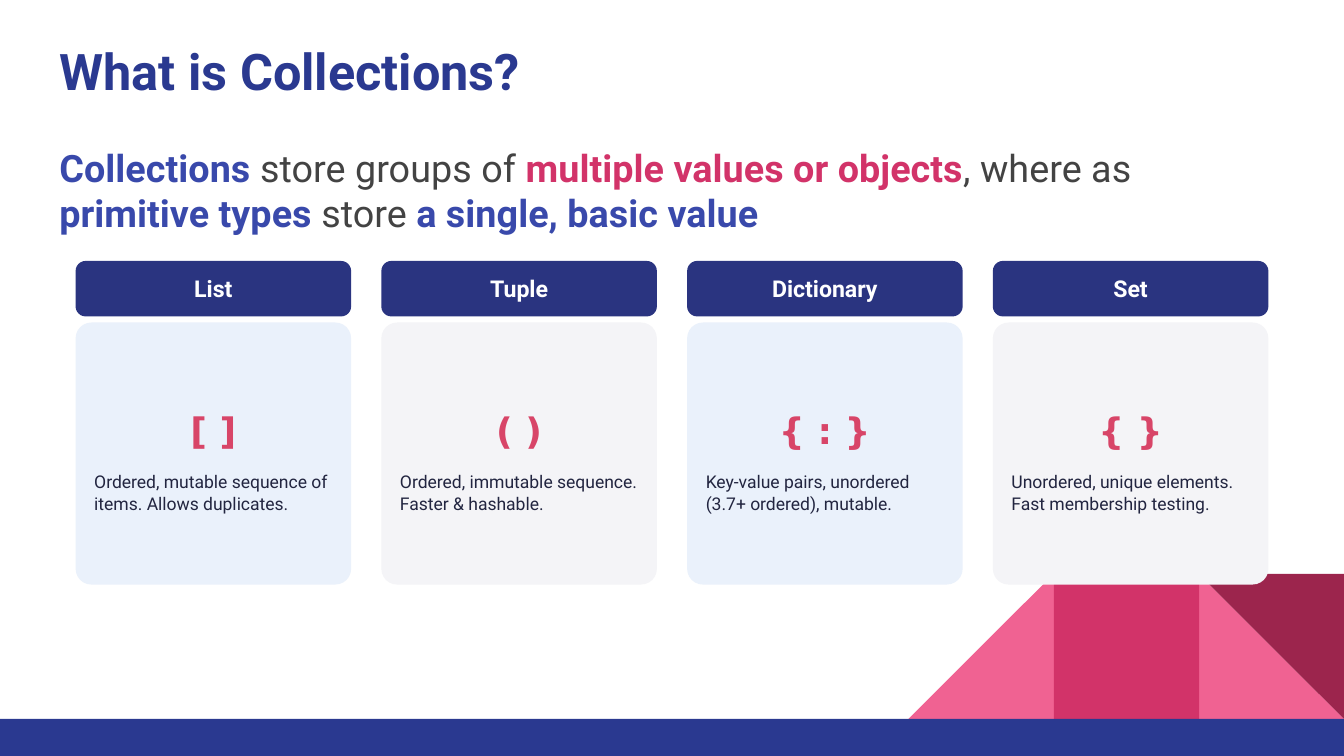
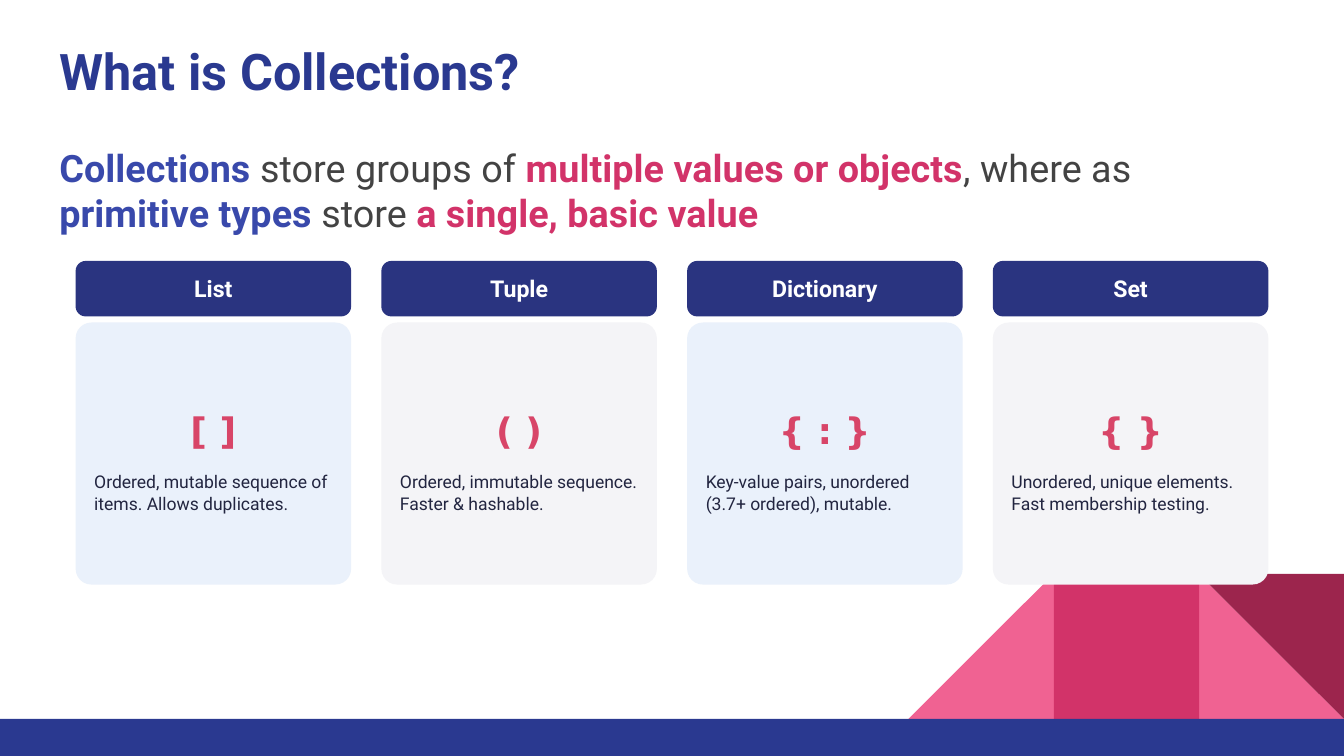
Before and after one commit to wg-training/wg-python-for-data-science-fundamental, a slide deck: slide 2 of slides/07 - Collections Data Types.pptx. Drawn at 1344x756 pixels with LibreOffice and Linux fonts; fonts in the diff are those of the drawing. Boxes give left, top, right and bottom in pixels: in the first picture for what was removed or moved away, otherwise in the second. Text is boxed around its words. In the diff, an @@ line names an element or a change of style, - is before the commit and + after.

Commit message:
feat: add Functions slides and update Collections and Loop presentation materials

```diff
--- a/slides/07 - Collections Data Types.pptx
+++ b/slides/07 - Collections Data Types.pptx
@@ text "Collections store groups of multiple ..." at (x1=59, y1=153, x2=1131, y2=235): text colour #3949AB to #D23369 in "a single, basic value" @@
```
Also in this commit, not shown: 6 other slides changed, 5 other files.
